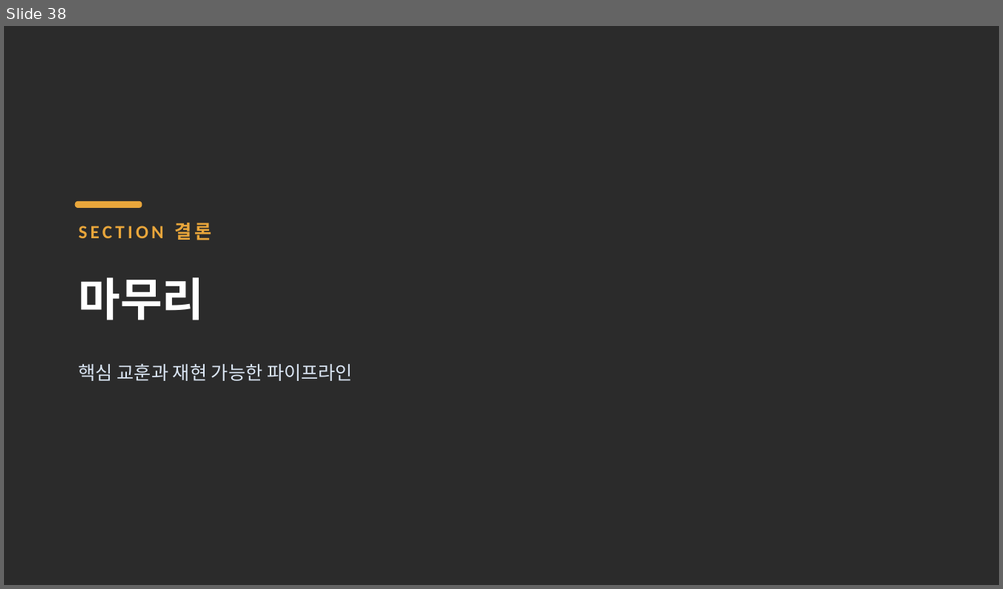
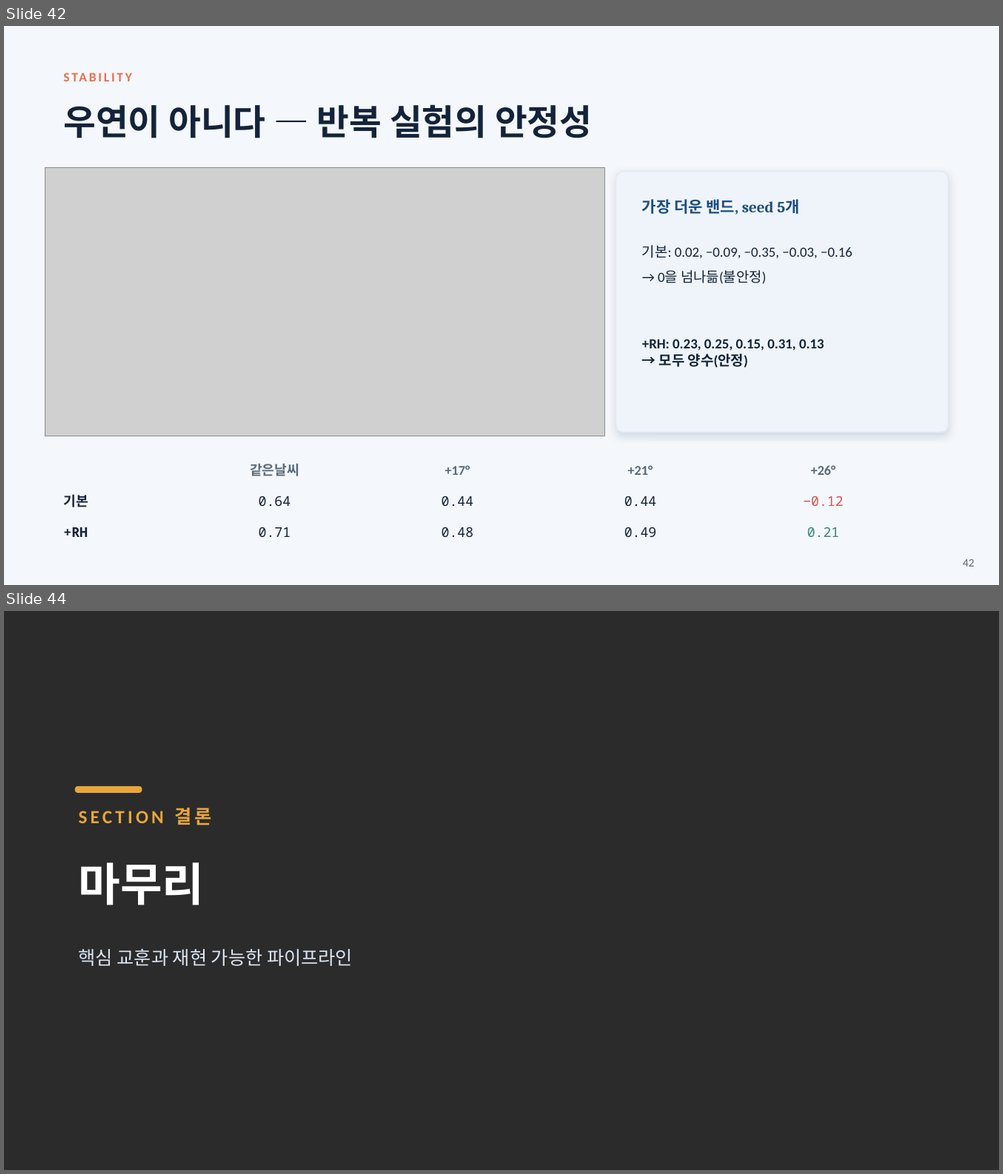
Before and after one commit to ohmycoding1/climsim, a slide deck: presentations/ClimSim_전처리분석.pptx. Shown one above the other, each under a label of ours: slide 38 before the commit, slides 42 and 44 after it; the slides between them are not shown. The pictures are 1003x589 and 1003x1174 pixels, drawn with LibreOffice and Linux fonts; fonts in the diff are those of the drawing; grey boxes stand for pictures; background and template pictures are left out; a plain dark background stands for a picture behind light text. Boxes give left, top, right and bottom in pixels: in the first picture for what was removed or moved away, otherwise in the second. Text is boxed around its words. In the diff, an @@ line names an element or a change of style, - is before the commit and + after.

```diff
--- a/presentations/ClimSim_전처리분석.pptx
+++ b/presentations/ClimSim_전처리분석.pptx
@@ slide 42 added at (x1=4, y1=26, x2=999, y2=585), background #F4F7FB @@
@@ text added at (x1=57, y1=63, x2=728, y2=90), 12.5 pt, text #E76F51, bold @@
+STABILITY
@@ text added at (x1=63, y1=104, x2=592, y2=138), 34 pt, text #13233A, bold @@
+우연이 아니다 — 반복 실험의 안정성
@@ picture added at (x1=45, y1=168, x2=605, y2=437) @@
@@ rounded rectangle added at (x1=616, y1=172, x2=948, y2=432), fill #EFF4FA, outline #E2E9F1 1 pt @@
@@ text added at (x1=642, y1=199, x2=852, y2=368), 13.5 pt, text #13233A, bold @@
+가장 더운 밴드, seed 5개
+기본: 0.02, −0.09, −0.35, −0.03, −0.16
+→ 0을 넘나듦(불안정)
++RH: 0.23, 0.25, 0.15, 0.31, 0.13
+→ 모두 양수(안정)
@@ text added at (x1=250, y1=463, x2=299, y2=477), 13 pt, text #5A6B7B, bold @@
+같은날씨
@@ text added at (x1=445, y1=466, x2=470, y2=475), 13 pt, text #5A6B7B, bold @@
++17°
@@ text added at (x1=628, y1=466, x2=653, y2=475), 13 pt, text #5A6B7B, bold @@
++21°
@@ text added at (x1=811, y1=466, x2=836, y2=475), 13 pt, text #5A6B7B, bold @@
++26°
@@ text added at (x1=63, y1=494, x2=88, y2=508), 13 pt, text #13233A, bold @@
+기본
@@ text added at (x1=259, y1=497, x2=291, y2=506), 13 pt, text #13233A @@
+0.64
@@ text added at (x1=441, y1=497, x2=474, y2=506), 13 pt, text #13233A @@
+0.44
@@ text added at (x1=624, y1=497, x2=657, y2=506), 13 pt, text #13233A @@
+0.44
@@ text added at (x1=802, y1=497, x2=842, y2=506), 13 pt, text #D9534F @@
+−0.12
@@ text added at (x1=63, y1=528, x2=88, y2=537), 13 pt, text #13233A, bold @@
++RH
@@ text added at (x1=259, y1=528, x2=291, y2=537), 13 pt, text #13233A @@
+0.71
@@ text added at (x1=441, y1=528, x2=474, y2=537), 13 pt, text #13233A @@
+0.48
@@ text added at (x1=624, y1=528, x2=657, y2=537), 13 pt, text #13233A @@
+0.49
@@ text added at (x1=807, y1=528, x2=839, y2=537), 13 pt, text #2E8B6F @@
+0.21
@@ text added at (x1=962, y1=560, x2=974, y2=567), 11 pt, text #5A6B7B @@
+42
@@ what was slide 38 is now slide 44 @@
```
Also in this commit, not shown: 2 slides changed, 5 other slides added.
